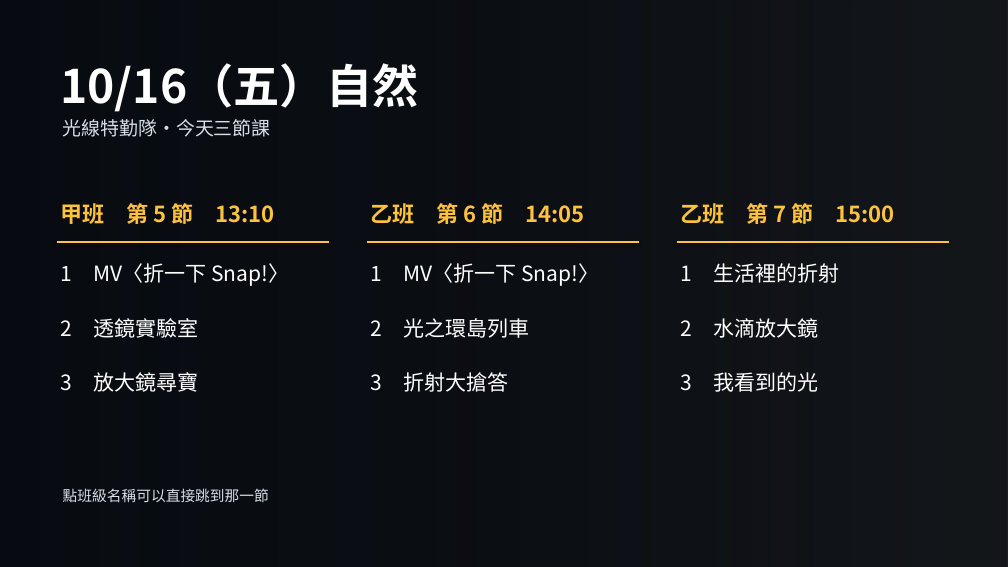
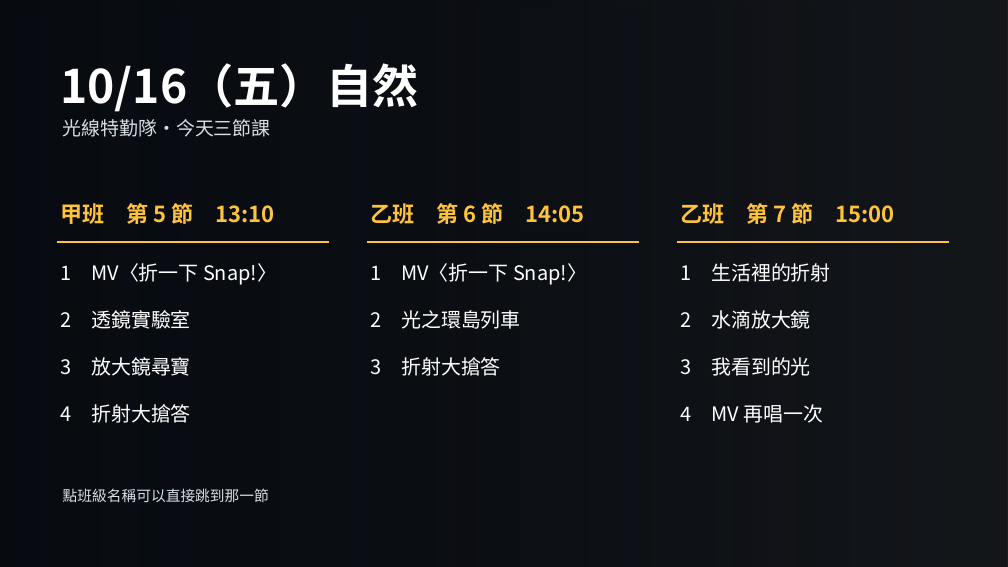
Before and after one commit to classtools1020/sports-results, a slide deck: slide 1 of f8f9fc3bd1/slides.pptx. Drawn at 1008x567 pixels with LibreOffice and Linux fonts; fonts in the diff are those of the drawing; background and template pictures are left out; a plain dark background stands for a picture behind light text. Boxes give left, top, right and bottom in pixels: in the first picture for what was removed or moved away, otherwise in the second. Text is boxed around its words. In the diff, an @@ line names an element or a change of style, - is before the commit and + after.

```diff
--- a/f8f9fc3bd1/slides.pptx
+++ b/f8f9fc3bd1/slides.pptx
@@ 3 texts: place and size @@
-3 texts at <box>60,318,818,338</box>
+3 texts at <box>60,310,811,329</box>
@@ text "3 放大鏡尋寶": place and size @@
-text "3 放大鏡尋寶" at <box>60,372,198,392</box>
+text "3 放大鏡尋寶" at <box>60,357,191,376</box>
@@ text "3 折射大搶答": place and size @@
-text "3 折射大搶答" at <box>370,372,508,392</box>
+text "3 折射大搶答" at <box>370,357,501,376</box>
@@ size 20 to 19 pt in 9 elements at <box>60,263,277,285</box>, <box>370,263,587,285</box>, <box>680,263,830,282</box>, <box>60,310,191,329</box>, <box>370,310,520,329</box>, <box>680,310,811,329</box>, <box>60,357,191,376</box>, <box>370,357,501,376</box>, <box>680,357,811,376</box> @@
@@ text "3 我看到的光": place and size @@
-text "3 我看到的光" at <box>680,372,818,392</box>
+text "3 我看到的光" at <box>680,357,811,376</box>
@@ text added at <box>60,404,191,423</box>, 19 pt, text #FFFFFF @@
+4 折射大搶答
@@ text added at <box>680,404,823,423</box>, 19 pt, text #FFFFFF @@
+4 MV 再唱一次
```
Also in this commit, not shown: 11 other slides changed, 2 slides added, 6 other files.
